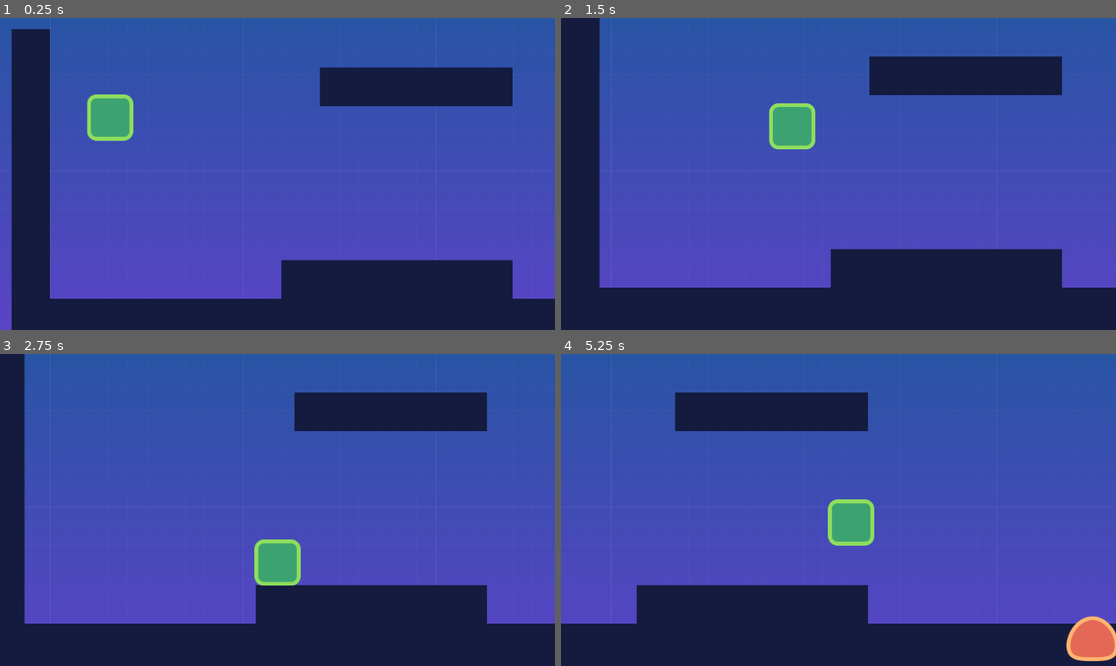
Above: before the commit, frames 1-4 (two rows, left to right).
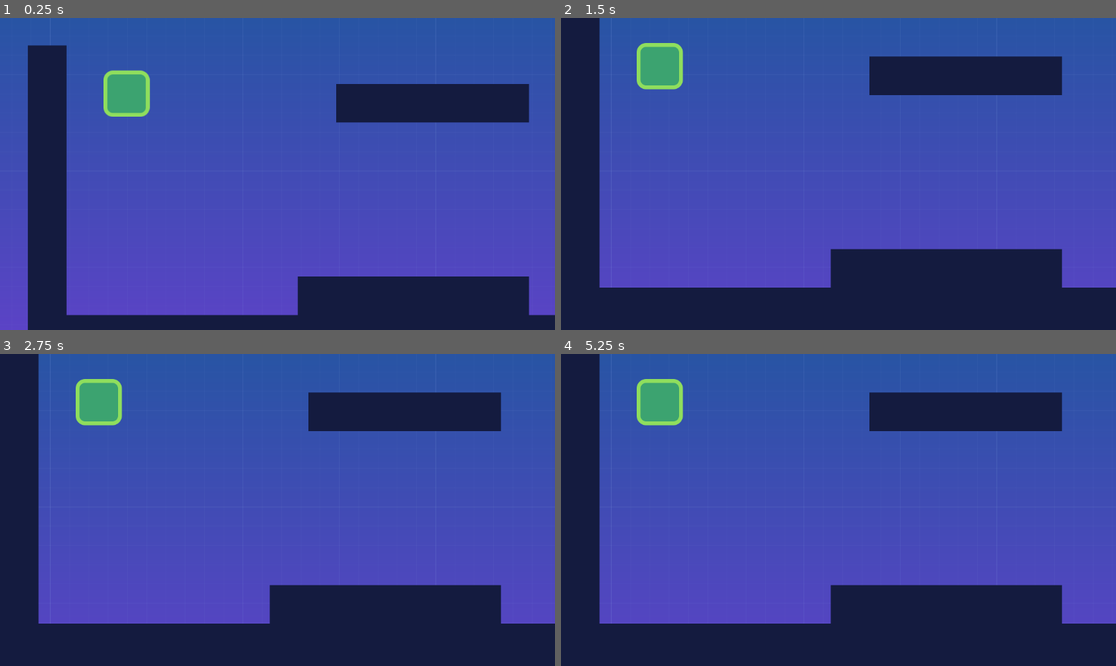
Above: after the commit, the same moments.

Repository: anatolbogun/godot-smoother-node-test-scene
Game: Godot game, scene res://src/Levels/level_template.tscn
Two runs of this game, one before a commit and one after it. Both use one fixed random seed, a clock stepped at 60 frames per second and the inputs below.
Inputs:
- Up to frame 1 (0.25 s): no input
- Up to frame 2 (1.5 s): hold D (move_right) from 0.53 s (still down); tap A (jump) at 0.77 s
- Up to frame 3 (2.75 s): tap A (jump) at 1.52 s; release D (move_right) at 2.03 s
- Up to frame 4 (5.25 s): hold D (move_right) 2.78-4.28 s; tap A (jump) at 3.02, 3.77, 4.52 s; hold D (move_right) from 5.03 s (still down)

The runs differ from the first frame. In frame 1, 17% of the frame differs, in the area x 2-100%, y 3-100%; in frame 2, 2.4%; in frame 3, 6.0%; in frame 4, 27%, in the area x 0-100%, y 0-99%.

Commit message:
fix gitignore

Diff:
--- a/project.godot
+++ b/project.godot
@@ -20,7 +20,7 @@
 
 [application]
 
-config/name="godot-beginner-2d-platformer"
+config/name="godot-smoother-test"
 run/main_scene="res://src/Levels/level_template.tscn"
 config/features=PackedStringArray("4.0", "Forward Plus")
 config/icon="res://icon.svg"
@@ -58,7 +58,3 @@
 2d_physics/layer_2="enemies"
 2d_physics/layer_3="coins"
 2d_physics/layer_4="world"
-
-[physics]
-
-common/physics_ticks_per_second=6
--- a/src/Actors/actor.gd
+++ b/src/Actors/actor.gd
@@ -9,12 +9,13 @@
 func _enter_tree() -> void:
 	previous_physics_position = position
 
-#func _process(delta: float) -> void:
+func _process(delta: float) -> void:
 #	if Engine.get_frames_per_second() > Engine.physics_ticks_per_second:
-#	position = previous_physics_position + velocity * get_physics_process_delta_time() * Engine.get_physics_interpolation_fraction()
+#	position = previous_physics_position + velocity * get_physics_process_delta_time() * Engine.get_physics_interpolation_fraction() #interpolation test
+	pass
 
 func _physics_process(_delta: float) -> void:
-#	position = previous_physics_position
+#	position = previous_physics_position # interpolation test
 	velocity = velocity.clamp(-max_velocity, max_velocity)
 	move_and_slide()
-#	previous_physics_position = position
+#	previous_physics_position = position #interpolation test
--- a/src/Levels/smoother.gd
+++ b/src/Levels/smoother.gd
@@ -4,28 +4,31 @@
 var previous_physics_positions := {}
 
 func _process(_delta: float) -> void:
+#   # if the following code was in a Node2D instance this would work in combination with setting the position in _physics_process
 #	position = previous_physics_position + velocity * get_physics_process_delta_time() * Engine.get_physics_interpolation_fraction()
 
 	for child in _get_relevant_children():
-		if (physics_positions.has(child)):
+		if previous_physics_positions.has(child):
 			# probably also need to filter children by position and velocity properties or handle this differently if they don't exist
-			child.position = physics_positions[child] + child.velocity * get_physics_process_delta_time() * Engine.get_physics_interpolation_fraction()
-#			child.position = physics_positions[child] + child.velocity * get_physics_process_delta_time() * Engine.get_physics_interpolation_fraction() + (physics_positions[child] - previous_physics_positions[child])
+			child.position = previous_physics_positions[child] + child.velocity * get_physics_process_delta_time() * Engine.get_physics_interpolation_fraction()
+#			child.position = previous_physics_positions[child] + child.velocity * get_physics_process_delta_time() * Engine.get_physics_interpolation_fraction() + (physics_positions[child] - previous_physics_positions[child])
 
 
 func _physics_process(_delta: float) -> void:
+#   # if the following code was in a Node2D instance this would work in combination with setting the position in _process
 #	position = previous_physics_position
 #	move_and_slide()
 #	previous_physics_position = position
 
 	for child in _get_relevant_children():
-		if (previous_physics_positions.has(child)):
+		if (!previous_physics_positions.has(child)):
+			previous_physics_positions[child] = child.position
+		elif (!physics_positions.has(child)):
+			physics_positions[child] = previous_physics_positions[child]
+		else:
+			previous_physics_positions[child] = child.position
 			child.position = physics_positions[child]
-			previous_physics_positions[child] = physics_positions[child]
-		else:
-			physics_positions[child] = child.position
-			print(child)
-			print(physics_positions[child])
+			physics_positions[child] = previous_physics_positions[child]
 
 
 # scene children that ignore any nodes that don't have a _physics_process overwrite
Not shown, removed: .DS_Store
Not shown, changed: .gitignore
Not shown, removed: addons/.DS_Store
